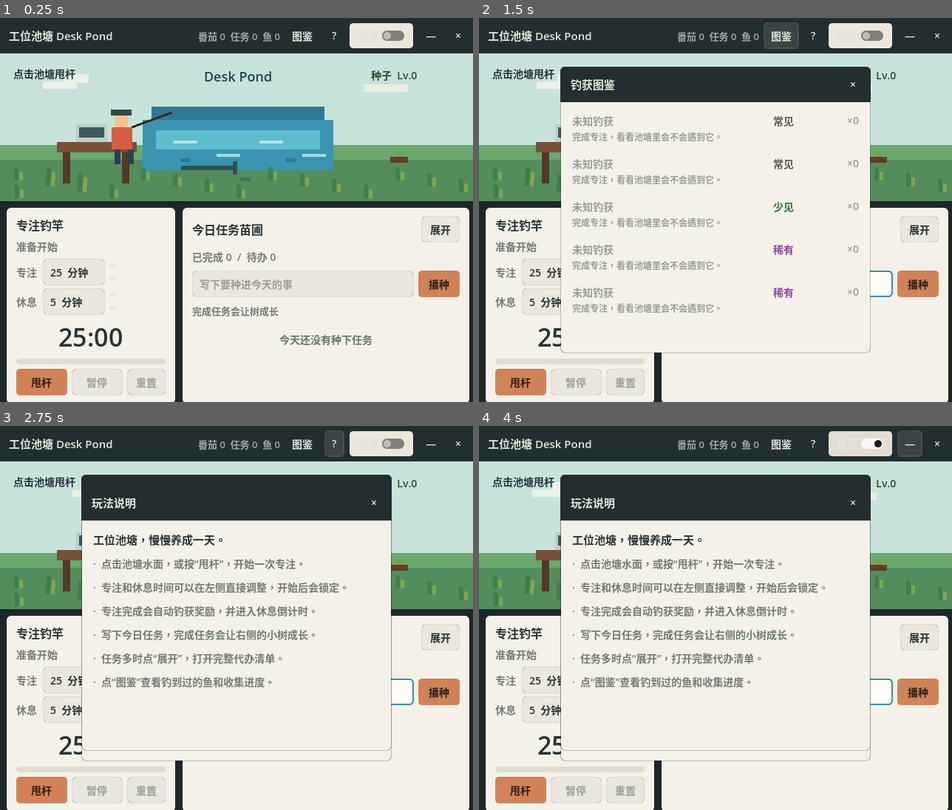
Above: before the commit, frames 1-4 (two rows, left to right).
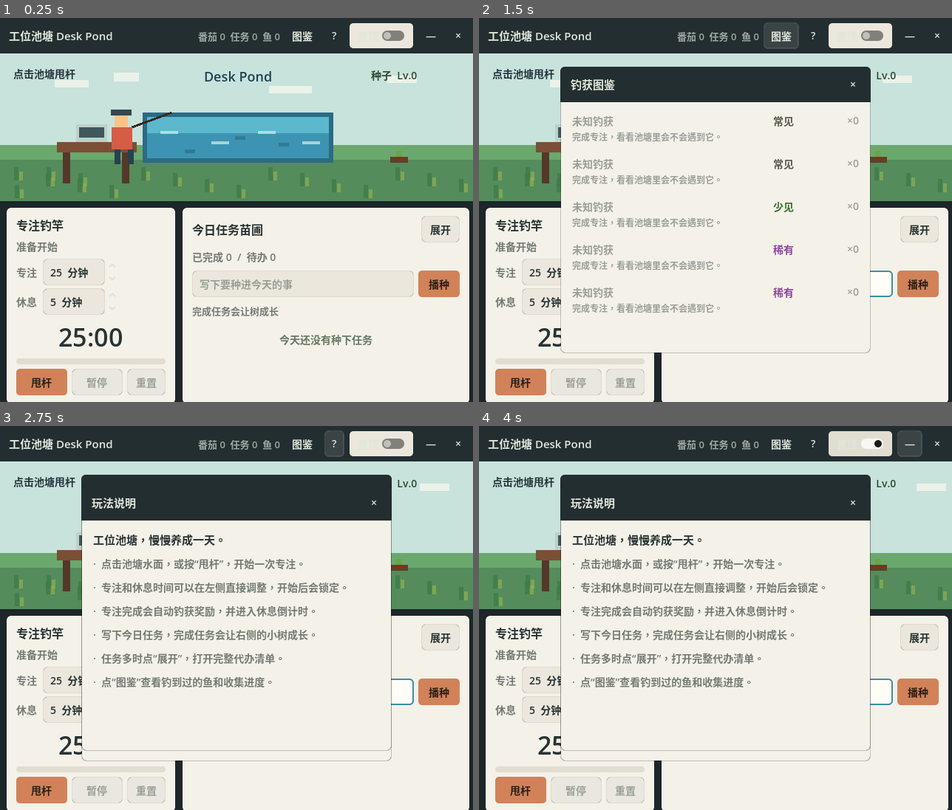
Above: after the commit, the same moments.

Repository: Mr-Salticidae/desk-pond
Game: Godot game, scene res://scenes/Main.tscn
The game is run twice, just before and just after one commit, with the same random seed, the same clock (stepped at 60 frames per second) and the same inputs.
Inputs (mouse positions are in pixels of both pictures, inside the frame that each line leads up to):
- Up to frame 1 (0.25 s): no input
- Up to frame 2 (1.5 s): click (781, 282) at 0.52 s; type "12" at 0.6 s; click "图鉴" at 1.25 s
- Up to frame 3 (2.75 s): click "?" at 2 s
- Up to frame 4 (4 s): click "置顶" at 2.75 s; click "—" at 3.5 s

The runs differ from the first frame. In frame 1, 5.7% of the frame differs, in the area x 9-89%, y 14-43%; in frame 2, 0.2%; in frame 3, 0.2%; in frame 4, 0.3%.

Commit message:
Polish pond: remove unclear cast hint, fix overflow, seamless loop
- Drop the ambiguous underwater "cast hint" mark; the status text,
  pointer cursor and hover tint already convey the affordance.
- Redraw the pond as nested inset layers within its rect so no layer
  protrudes past the others (fixes the right/bottom overflow).
- Drive all idle animation from one normalized loop phase: clouds via a
  two-copy modulo scroll, ripples/fish/rod via integer-harmonic sin, so
  the scene loops perfectly with no sawtooth jump.

Co-Authored-By: Claude Opus 4.8 (1M context) <noreply@anthropic.com>

Diff:
--- a/scripts/pixel_world.gd
+++ b/scripts/pixel_world.gd
@@ -2,6 +2,16 @@
 class_name PixelWorld
 
 signal cast_requested
+
+# 一次完整动画循环的帧数（anim_timer 每 0.12s 一帧），所有周期动画都以它为基准做到无缝循环。
+const LOOP := 360.0
+const CLOUD_COLOR := Color(0.93, 0.95, 0.92, 0.95)
+const POND_RIM := Color(0.17, 0.42, 0.52)
+const POND_BODY := Color(0.24, 0.58, 0.70)
+const POND_SHEEN := Color(0.36, 0.72, 0.80)
+const RIPPLE_COLOR := Color(0.82, 0.94, 0.93, 0.70)
+const FISH_SHADOW := Color(0.10, 0.34, 0.43, 0.40)
+const HOVER_TINT := Color(1.0, 0.96, 0.62, 0.16)
 
 var status_label: Label
 var tree_label: Label
@@ -116,7 +126,7 @@
 		tree_label.position = Vector2(max(size.x - 142.0, 338.0), 18)
 
 func _on_anim_tick() -> void:
-	water_frame = fmod(water_frame + 1.0, 1000.0)
+	water_frame = fmod(water_frame + 1.0, LOOP)
 	if reward_flash > 0.0:
 		reward_flash = max(reward_flash - 0.1, 0.0)
 	queue_redraw()
@@ -133,33 +143,50 @@
 	_draw_fisher(w, h)
 	_draw_tree(w, h)
 	_draw_grass(w, h)
-	_draw_cast_hint(w, h)
 
 func _draw_clouds(w: float) -> void:
-	var drift := fmod(water_frame * 2.0, 48.0)
-	_pixel_rect(Vector2(54 + drift, 38), Vector2(46, 10), Color(0.92, 0.95, 0.91))
-	_pixel_rect(Vector2(82 + drift, 28), Vector2(34, 12), Color(0.92, 0.95, 0.91))
-	_pixel_rect(Vector2(w - 148 - drift, 42), Vector2(60, 10), Color(0.91, 0.94, 0.88))
+	# 云层向右匀速漂移，按 span 取模并画两份（相隔一个 span），
+	# 当一朵从右侧滑出时左侧无缝接上，循环不跳变。
+	var span := w + 140.0
+	var shift := fmod(water_frame / LOOP * span, span)
+	var clouds := [
+		[Vector2(70.0, 36.0), Vector2(46.0, 10.0)],
+		[Vector2(150.0, 26.0), Vector2(34.0, 12.0)],
+		[Vector2(360.0, 44.0), Vector2(58.0, 10.0)],
+		[Vector2(520.0, 30.0), Vector2(40.0, 10.0)],
+	]
+	for c in clouds:
+		var pos: Vector2 = c[0]
+		var csize: Vector2 = c[1]
+		var x := fmod(pos.x + shift, span)
+		_pixel_rect(Vector2(x, pos.y), csize, CLOUD_COLOR)
+		_pixel_rect(Vector2(x - span, pos.y), csize, CLOUD_COLOR)
 
 func _draw_pond(w: float, h: float) -> void:
 	var pond := _get_pond_rect()
-	draw_rect(Rect2(pond.position + Vector2(12, -8), pond.size - Vector2(24, -16)), Color(0.19, 0.47, 0.58))
-	draw_rect(Rect2(pond.position + Vector2(0, 10), pond.size), Color(0.23, 0.58, 0.70))
-	draw_rect(Rect2(pond.position + Vector2(18, 24), pond.size - Vector2(36, 42)), Color(0.37, 0.74, 0.80))
+	var phase := water_frame / LOOP * TAU
+	# 所有水体图层逐层向内收，全部内嵌在 pond 矩形内，避免任何一层突出造成“溢出”。
+	draw_rect(pond, POND_RIM)
+	var water := pond.grow(-6.0)
+	draw_rect(water, POND_BODY)
+	draw_rect(Rect2(water.position, Vector2(water.size.x, water.size.y * 0.40)), POND_SHEEN)
 	if cast_hovered and not fishing_active:
-		draw_rect(Rect2(pond.position + Vector2(18, 18), pond.size - Vector2(36, 36)), Color(1.0, 0.96, 0.62, 0.16))
+		draw_rect(water.grow(-4.0), HOVER_TINT)
+	# 水面波光：原地用 sin 轻轻摆动，无缝循环。
+	var lane := water.size.x - 52.0
 	for i in range(4):
-		var x := pond.position.x + 32 + i * 58 + fmod(water_frame * 5.0, 28.0)
-		var y := pond.position.y + 38 + (i % 2) * 18
-		_pixel_rect(Vector2(x, y), Vector2(32, 4), Color(0.78, 0.93, 0.91, 0.78))
+		var rx := water.position.x + 18.0 + lane * (i / 3.0) + sin(phase * 2.0 + i * 1.2) * 4.0
+		var ry := water.position.y + water.size.y * 0.34 + (i % 2) * 14.0
+		_pixel_rect(Vector2(rx, ry), Vector2(24, 4), RIPPLE_COLOR)
+	# 鱼影：以水体中心为轴用 sin 往返游动，振幅限制在水体内。
 	for i in range(3):
-		var fish_x := pond.position.x + 46 + i * 74 + sin((water_frame + i * 7.0) * 0.2) * 12.0
-		var fish_y := pond.position.y + 62 + i % 2 * 26
-		_pixel_rect(Vector2(fish_x, fish_y), Vector2(14, 5), Color(0.09, 0.34, 0.43, 0.42))
+		var fx := water.position.x + water.size.x * 0.5 + sin(phase + i * 2.1) * (water.size.x * 0.30)
+		var fy := water.position.y + water.size.y * (0.46 + 0.16 * i)
+		_pixel_rect(Vector2(fx - 7.0, fy), Vector2(14, 5), FISH_SHADOW)
 	if reward_flash > 0.0:
 		var flash_color := Color(1.0, 0.95, 0.46, reward_flash)
-		_pixel_rect(pond.position + Vector2(pond.size.x * 0.46, 12), Vector2(34, 6), flash_color)
-		_pixel_rect(pond.position + Vector2(pond.size.x * 0.51, 0), Vector2(6, 30), flash_color)
+		_pixel_rect(water.position + Vector2(water.size.x * 0.46, water.size.y * 0.16), Vector2(30, 6), flash_color)
+		_pixel_rect(water.position + Vector2(water.size.x * 0.50, water.size.y * 0.04), Vector2(6, 26), flash_color)
 
 func _draw_desk(w: float, h: float) -> void:
 	var base := Vector2(w * 0.12, h * 0.60)
@@ -177,7 +204,7 @@
 	_pixel_rect(p + Vector2(0, 18), Vector2(8, 20), Color(0.16, 0.25, 0.31))
 	_pixel_rect(p + Vector2(18, 18), Vector2(8, 20), Color(0.16, 0.25, 0.31))
 	if fishing_active:
-		var rod_end := Vector2(w * 0.45, h * 0.48 + sin(water_frame * 0.35) * 5.0)
+		var rod_end := Vector2(w * 0.45, h * 0.48 + sin(water_frame / LOOP * TAU * 4.0) * 5.0)
 		draw_line(p + Vector2(24, -12), rod_end, Color(0.22, 0.17, 0.12), 3.0)
 		draw_line(rod_end, rod_end + Vector2(0, 38), Color(0.12, 0.18, 0.19, 0.55), 1.0)
 	else:
@@ -204,14 +231,6 @@
 		_pixel_rect(Vector2(x, y), Vector2(6, 18), Color(0.24, 0.48, 0.28, 0.75))
 		_pixel_rect(Vector2(x + 7, y + 6), Vector2(5, 12), Color(0.55, 0.68, 0.32, 0.75))
 
-func _draw_cast_hint(w: float, h: float) -> void:
-	if fishing_active:
-		return
-	var hint_pos := Vector2(w * 0.38, h * 0.76)
-	var hint_color := Color(0.95, 0.79, 0.32) if cast_hovered else Color(0.18, 0.32, 0.31)
-	_pixel_rect(hint_pos, Vector2(76, 6), hint_color)
-	_pixel_rect(hint_pos + Vector2(70, -6), Vector2(6, 18), hint_color)
-
 func _update_pond_hover(local_position: Vector2) -> void:
 	var is_over := _get_pond_click_rect().has_point(local_position)
 	if is_over == mouse_over_pond:
